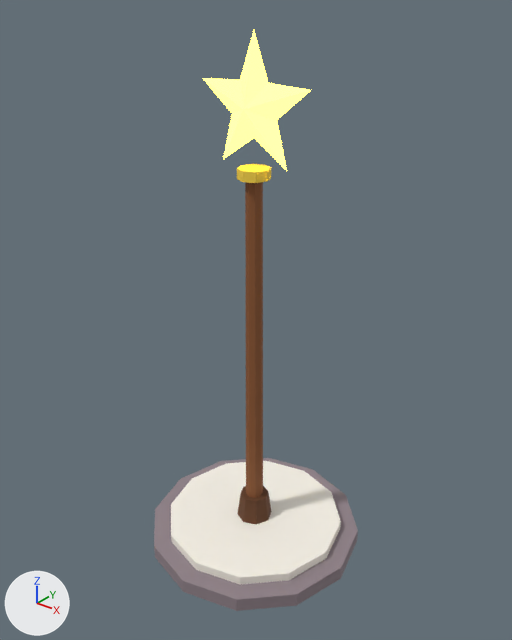
One commit to the Blender file assets/models/map/StarPole.blend: the scene before it, then after it.
The view is the same before and after, from a 50 mm camera at (20.3, -25.2, 29.4) aimed at (0.1, 0.1, 13.7). Arrows for +X, +Y and +Z are at lower left; the lights stay in place. The first picture is the older version.

In view in the first picture: 'StarPole_Cream', 'StarPole_GlowGold', 'StarPole_Gold', 'StarPole_Stone', 'StarPole_Wood', 'StarPole_WoodDark'.
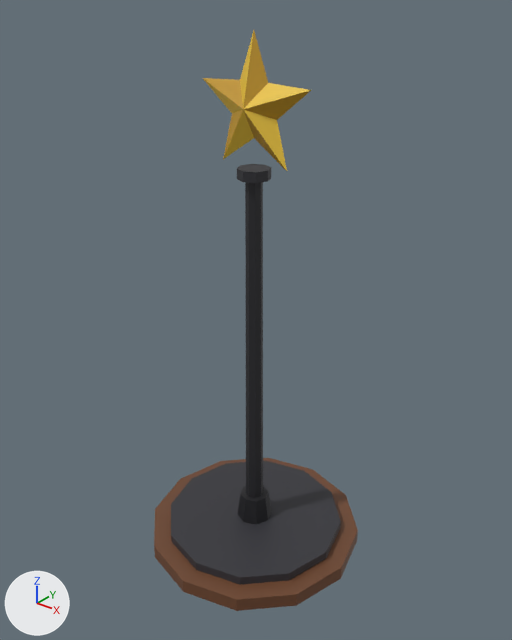
Boxes [x1, y1, x2, y2] around the edits, measured in the pictures (512 x 640 px):
'StarPole_Cream', recoloured, surface changed (white to grey)
    both: [171, 461, 341, 585]
'StarPole_Stone', recoloured, surface changed (grey to brown)
    both: [154, 458, 358, 611]
'StarPole_Wood', recoloured, surface changed (brown to black)
    both: [245, 182, 263, 498]
'StarPole_GlowGold', recoloured (darker)
    both: [203, 30, 311, 171]
'StarPole_WoodDark', recoloured, surface changed (brown to black)
    both: [237, 486, 272, 525]
'StarPole_Gold', recoloured (yellow to grey)
    both: [237, 164, 271, 183]

The change in detail:
Picture 'StarPole_palette' (img_starpole_palette) is new.
Material 'StarPole_Palette' (mat_starpole_palette) is new.
Its texture is img_starpole_palette.
me_starpole_cream has 24 vertices, 14 faces and spans x -5.0..5.0, y -5.0..5.0, z 0.8..1.3.
me_starpole_cream is used by ob_starpole_cream; parent ob_starpole; location (0.0, 0.0, 0.0).
me_starpole_cream no longer uses material mat_cream (white #f6f1e7).
me_starpole_cream part 1: texture (UV) coordinates changed.
me_starpole_cream gains material mat_starpole_palette (picture img_starpole_palette).
me_starpole_glowgold has 12 vertices, 20 faces and spans x -3.04..3.04, y -0.75..0.75, z 21.61..27.4.
me_starpole_glowgold no longer uses material mat_glowgold (yellow #ffd949, glowing yellow #ffd949).
me_starpole_glowgold gains material mat_starpole_palette (picture img_starpole_palette).
me_starpole_gold has 16 vertices, 10 faces and spans x -0.8..0.8, y -0.8..0.8, z 21.0..21.5.
me_starpole_gold no longer uses material mat_gold (yellow #ffd949).
me_starpole_gold gains material mat_starpole_palette (picture img_starpole_palette).
me_starpole_stone has 24 vertices, 14 faces and spans x -6.0..6.0, y -6.0..6.0, z 0.0..0.8.
me_starpole_stone is used by ob_starpole_stone; parent ob_starpole; location (0.0, 0.0, 0.0).
me_starpole_stone no longer uses material mat_stone (grey #8e8087).
me_starpole_stone part 2: texture (UV) coordinates changed.
me_starpole_stone gains material mat_starpole_palette (picture img_starpole_palette).
me_starpole_wood has 16 vertices, 10 faces and spans x -0.5..0.5, y -0.5..0.5, z 1.3..21.3.
me_starpole_wood is used by ob_starpole_wood; parent ob_starpole; location (0.0, 0.0, 0.0).
me_starpole_wood no longer uses material mat_wood (brown #8b552e).
me_starpole_wood part 3: texture (UV) coordinates changed.
me_starpole_wood gains material mat_starpole_palette (picture img_starpole_palette).
me_starpole_wooddark has 16 vertices, 10 faces and spans x -1.0..1.0, y -1.0..1.0, z 1.3..2.8.
me_starpole_wooddark is used by ob_starpole_wooddark; parent ob_starpole; location (0.0, 0.0, 0.0).
me_starpole_wooddark no longer uses material mat_wooddark (brown #5f371a).
me_starpole_wooddark part 4: texture (UV) coordinates changed.
me_starpole_wooddark gains material mat_starpole_palette (picture img_starpole_palette).
